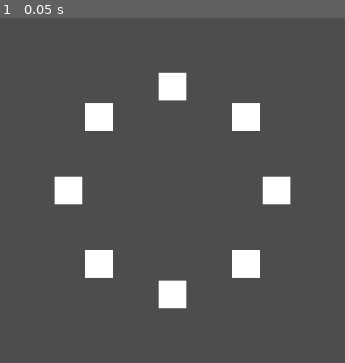
Above: before the commit, frame 1.
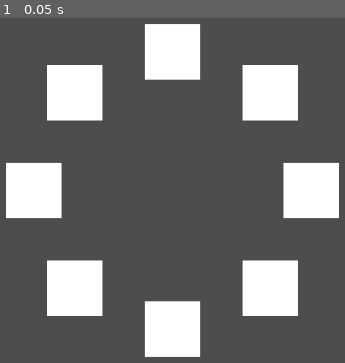
Above: after the commit, the same moment.

Repository: fourbytes/LD55
Game: Godot game, scene res://Main.tscn
The game is run twice, just before and just after one commit, with the same random seed, the same clock (stepped at 60 frames per second) and the same inputs.
Inputs:
- Up to frame 1 (0.05 s): no input

The runs differ from the first frame. In frame 1, 23% of the frame differs, in the area x 1-99%, y 1-99%.

Commit message:
remove label rendering.

Diff:
--- a/LetterCircle.gd
+++ b/LetterCircle.gd
@@ -1,8 +1,8 @@
 extends Node2D
 
 var letters = ['A', 'B', 'C', 'D', 'E', 'F', 'G', 'H']
-var radius = 150
-var square_size = 40
+var radius = 200
+var square_size = 80
 
 func _ready():
 	var num_letters = len(letters)
@@ -19,16 +19,7 @@
 		square.set_size(Vector2(square_size, square_size))
 		square.set_position(screen_center + Vector2(x - square_size / 2, y - square_size / 2))
 
-		var label = Label.new()
-		label.text = letters[i]
-		# label.align = Label.ALIGN_CENTER
-		# label.valign = Label.VALIGN_CENTER
-		label.set_size(Vector2(square_size, square_size))
-		label.set_position(screen_center + Vector2(x - square_size / 2, y - square_size / 2))
-
 		add_child(square)
-		add_child(label)
-
 
 # Called every frame. 'delta' is the elapsed time since the previous frame.
 func _process(delta):
